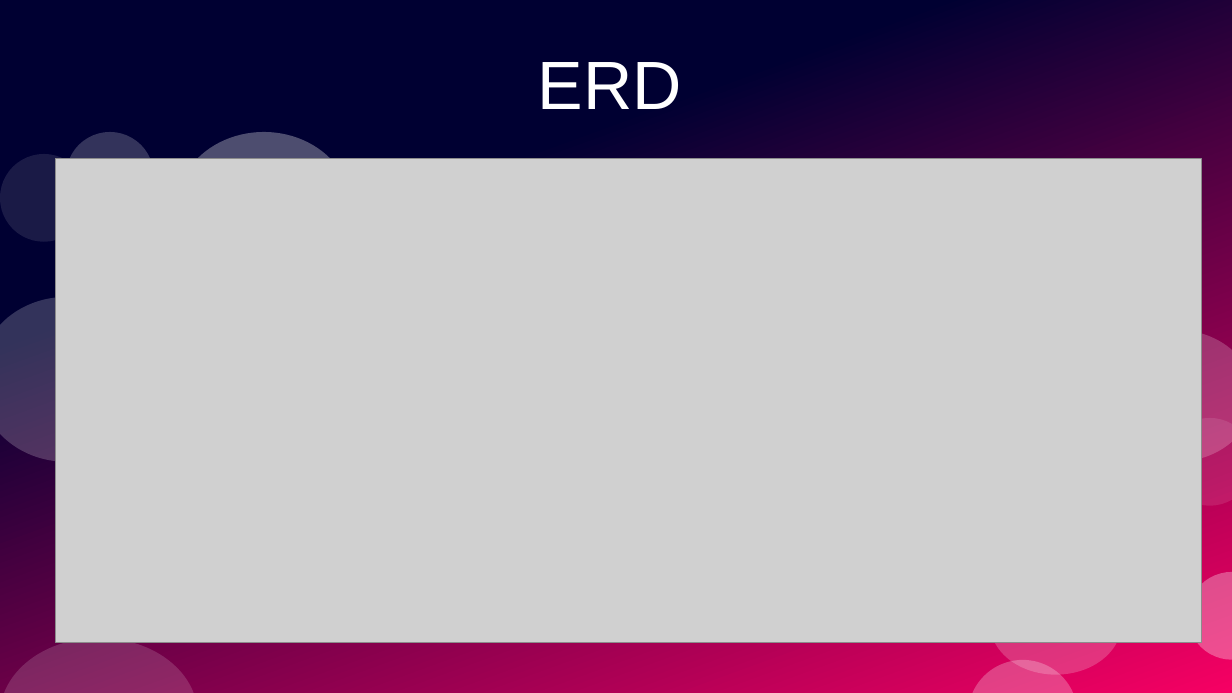
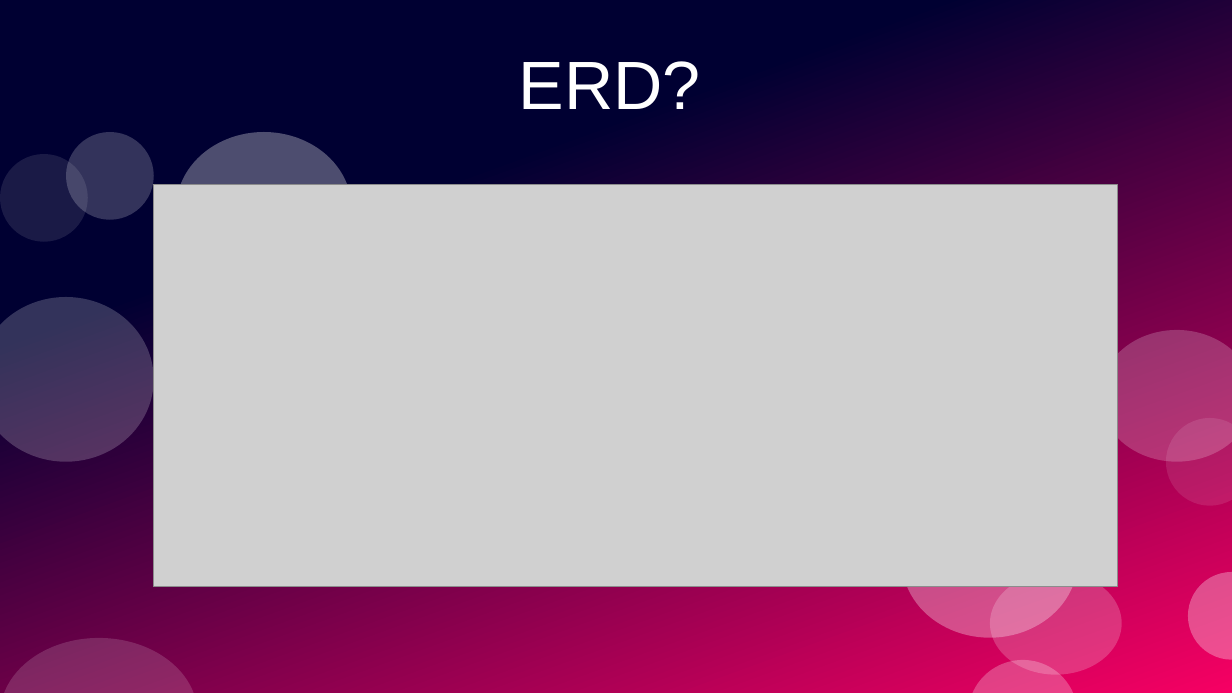
Before and after one commit to PrototypeProto/COP_4331_Small-Project, a slide deck: slide 8 of Pres.pptx (slide 6 before the commit). Drawn at 1232x693 pixels with LibreOffice and Linux fonts; fonts in the diff are those of the drawing; grey boxes stand for pictures. Boxes give left, top, right and bottom in pixels: in the first picture for what was removed or moved away, otherwise in the second. Text is boxed around its words. In the diff, an @@ line names an element or a change of style, - is before the commit and + after.

```diff
--- a/Pres.pptx
+++ b/Pres.pptx
@@ text at bbox=[519, 61, 701, 109]: text changed @@
-ERD
+ERD?
@@ picture: place and size @@
-picture at bbox=[56, 159, 1202, 643]
+picture at bbox=[153, 184, 1118, 587]
@@ ellipse added at bbox=[902, 484, 1078, 638], fill #FFFFFF at 30% opacity @@
```
Also in this commit, not shown: 6 other slides changed, 6 slides added, 4 slides removed.
